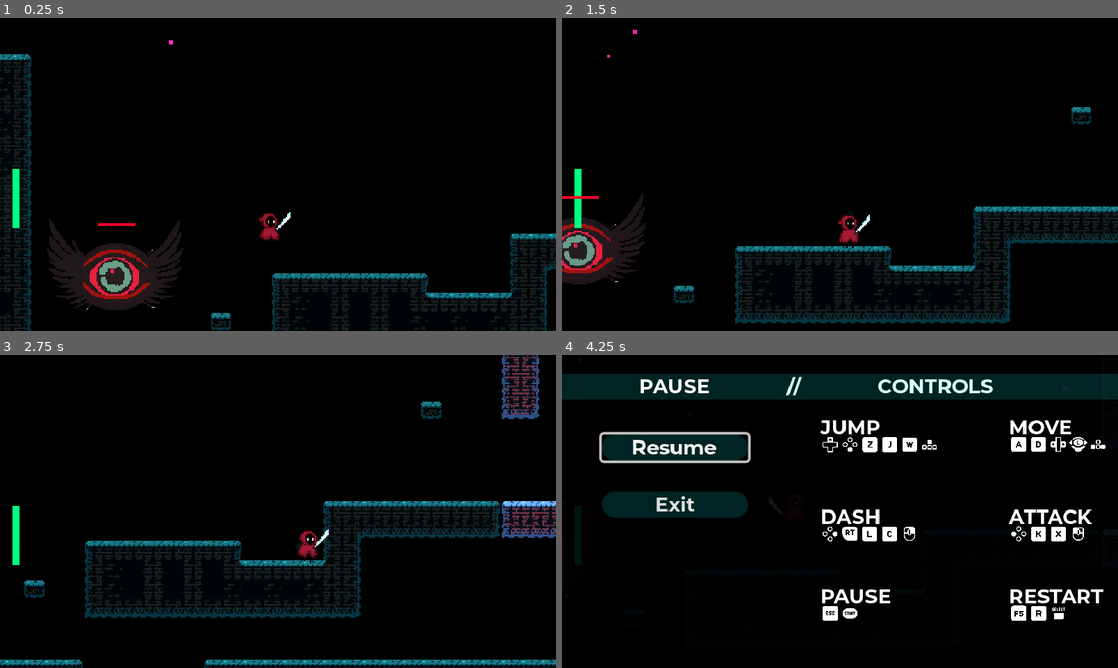
Above: before the commit, frames 1-4 (two rows, left to right).
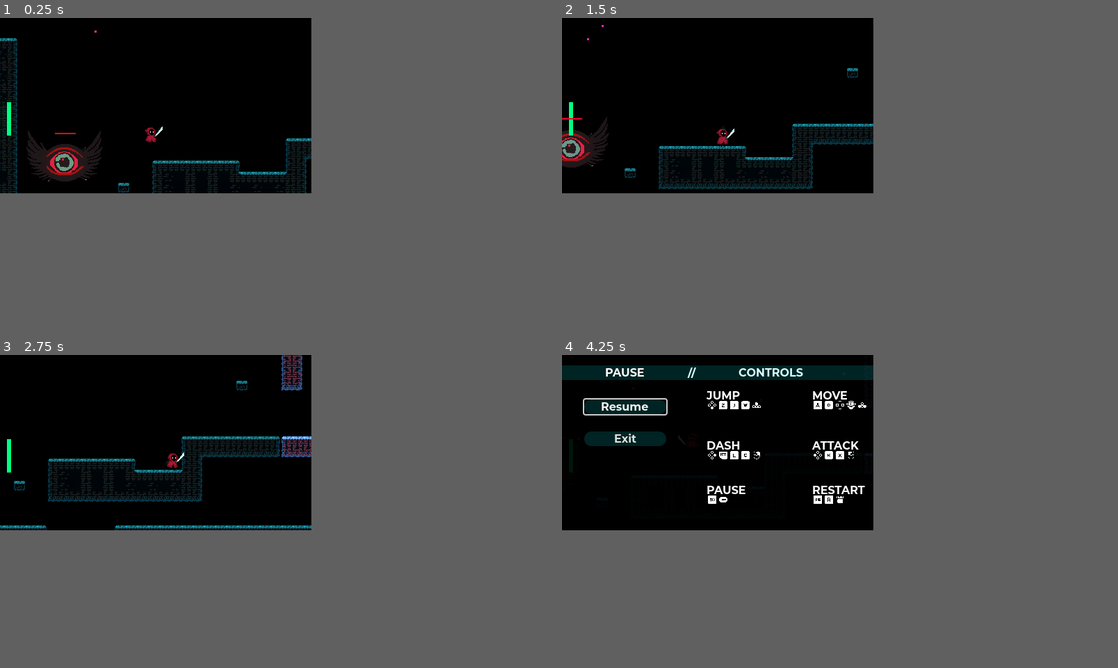
Above: after the commit, the same moments.

Repository: Driannn/AcerolaJam0
Game: Godot game, scene res://Scenes/Main scene/main_scene.tscn
The game is run twice, just before and just after one commit, with the same random seed, the same clock (stepped at 60 frames per second) and the same inputs.
Inputs (mouse positions are in pixels of both pictures, inside the frame that each line leads up to):
- Up to frame 1 (0.25 s): no input
- Up to frame 2 (1.5 s): tap Enter (ui_accept) at 0.5 s; move the mouse to (962, 158) at 0.52 s; hold D (move_right) 0.53-1.28 s; tap X (attack) at 0.6 s; click (962, 158) at 0.67 s; tap Space (jump) at 0.77 s; move the mouse to (728, 190) at 1.27 s; hold S from 1.28 s (still down); tap C (dash) at 1.35 s
- Up to frame 3 (2.75 s): tap Space (jump) at 1.52 s; move the mouse to (333, 442) at 2.02 s; release S at 2.03 s; hold D (move_right) from 2.03 s (still down); hold F from 2.03 s (still down)
- Up to frame 4 (4.25 s): move the mouse to (812, 574) at 2.77 s; release D (move_right) at 2.78 s; release F at 2.78 s; hold W 2.78-3.53 s; tap X (attack) at 2.85 s; click (812, 574) at 2.92 s; tap Space (jump) at 3.02, 3.77 s; move the mouse to (1006, 558) at 3.52 s; hold A (move_left) from 3.53 s (still down); tap C (dash) at 3.6 s; tap Escape (pause) at 4.15 s
In our replay, the window is 800x450 before the commit and 448x252 after it. These sizes can differ from the game's own. Grey fills any space a smaller window leaves; there, only what the larger window draws over its background counts as a difference.

The runs differ from the first frame. In frame 1, 12% of the frame differs, in the area x 0-100%, y 4-100%; in frame 2, 12%; in frame 3, 14%; in frame 4, 19%, in the area x 0-100%, y 3-85%.

Commit message:
small changes

Diff:
--- a/Scenes/UI/pause_menu.tscn
+++ b/Scenes/UI/pause_menu.tscn
@@ -20,7 +20,6 @@
 [ext_resource type="Texture2D" uid="uid://75vqtnbd4vmg" path="res://Assets/Icons/keyboard_z.png" id="13_aarcg"]
 [ext_resource type="Texture2D" uid="uid://gan54okv4qi1" path="res://Assets/Icons/keyboard_l.png" id="14_q4mf8"]
 [ext_resource type="Texture2D" uid="uid://dhkyyie4rj8lp" path="res://Assets/Icons/keyboard_k.png" id="14_y8ieu"]
-[ext_resource type="Texture2D" uid="uid://bq1tur2s8fy7" path="res://Assets/Icons/switch_dpad_up_outline.png" id="15_6bj14"]
 [ext_resource type="Texture2D" uid="uid://bm25o28jeyn3l" path="res://Assets/Icons/switch_buttons_down_outline.png" id="16_uripk"]
 [ext_resource type="Texture2D" uid="uid://d2jjjpjbjva5l" path="res://Assets/Icons/mouse_right_outline.png" id="19_qyedj"]
 [ext_resource type="Texture2D" uid="uid://cy2y6wwjv5x42" path="res://Assets/Icons/switch_buttons_right_outline.png" id="21_3pr3g"]
@@ -44,8 +43,22 @@
 corner_radius_bottom_right = 50
 corner_radius_bottom_left = 50
 
+[sub_resource type="StyleBoxFlat" id="StyleBoxFlat_7i3eo"]
+bg_color = Color(0, 0.564706, 0.560784, 0.784314)
+corner_radius_top_left = 50
+corner_radius_top_right = 50
+corner_radius_bottom_right = 50
+corner_radius_bottom_left = 50
+
 [sub_resource type="StyleBoxFlat" id="StyleBoxFlat_wy4fg"]
 bg_color = Color(0.0156863, 0.952941, 0.945098, 0.14902)
+corner_radius_top_left = 50
+corner_radius_top_right = 50
+corner_radius_bottom_right = 50
+corner_radius_bottom_left = 50
+
+[sub_resource type="StyleBoxFlat" id="StyleBoxFlat_u83tw"]
+bg_color = Color(0, 0.564706, 0.560784, 0.784314)
 corner_radius_top_left = 50
 corner_radius_top_right = 50
 corner_radius_bottom_right = 50
@@ -186,33 +199,28 @@
 theme_override_fonts/font = ExtResource("1_fvnia")
 text = "JUMP"
 
-[node name="SwitchDpadUpOutline" type="Sprite2D" parent="Controls"]
-position = Vector2(216.117, 72.1993)
-scale = Vector2(0.126833, 0.126833)
-texture = ExtResource("15_6bj14")
-
 [node name="SwitchButtonsDownOutline" type="Sprite2D" parent="Controls"]
-position = Vector2(232.117, 72.1993)
+position = Vector2(215.868, 72.1993)
 scale = Vector2(0.122943, 0.122943)
 texture = ExtResource("16_uripk")
 
 [node name="KeyboardZ" type="Sprite2D" parent="Controls"]
-position = Vector2(248.117, 72.1993)
+position = Vector2(231.868, 72.1993)
 scale = Vector2(0.124321, 0.124321)
 texture = ExtResource("13_aarcg")
 
 [node name="KeyboardArrowsUpOutline" type="Sprite2D" parent="Controls"]
-position = Vector2(296.117, 72.1993)
+position = Vector2(279.868, 72.1993)
 scale = Vector2(0.128114, 0.128114)
 texture = ExtResource("8_xpxrr")
 
 [node name="KeyboardJ" type="Sprite2D" parent="Controls"]
-position = Vector2(264.117, 72.1993)
+position = Vector2(247.868, 72.1993)
 scale = Vector2(0.126702, 0.126702)
 texture = ExtResource("10_g6s16")
 
 [node name="KeyboardW" type="Sprite2D" parent="Controls"]
-position = Vector2(280.117, 72.1993)
+position = Vector2(263.868, 72.1993)
 scale = Vector2(0.121213, 0.121213)
 texture = ExtResource("9_1t8y4")
 
@@ -304,6 +312,7 @@
 layout_mode = 2
 theme_override_fonts/font = ExtResource("1_fvnia")
 theme_override_styles/normal = SubResource("StyleBoxFlat_gwflw")
+theme_override_styles/hover = SubResource("StyleBoxFlat_7i3eo")
 button_mask = 5
 text = "Resume"
 
@@ -323,6 +332,7 @@
 layout_mode = 2
 theme_override_fonts/font = ExtResource("1_fvnia")
 theme_override_styles/normal = SubResource("StyleBoxFlat_wy4fg")
+theme_override_styles/hover = SubResource("StyleBoxFlat_u83tw")
 text = "Exit"
 
 [connection signal="pressed" from="Panel/VBoxContainer/Resume" to="." method="_on_reusme_pressed"]
--- a/project.godot
+++ b/project.godot
@@ -22,8 +22,7 @@
 
 window/size/viewport_width=448
 window/size/viewport_height=252
-window/size/window_width_override=1280
-window/size/window_height_override=720
+window/size/mode=2
 window/stretch/mode="canvas_items"
 window/size/always_on_top.editor=false
 
Not shown: 1 places in Scenes/UI/pause_menu.tscn that only renumber resources
